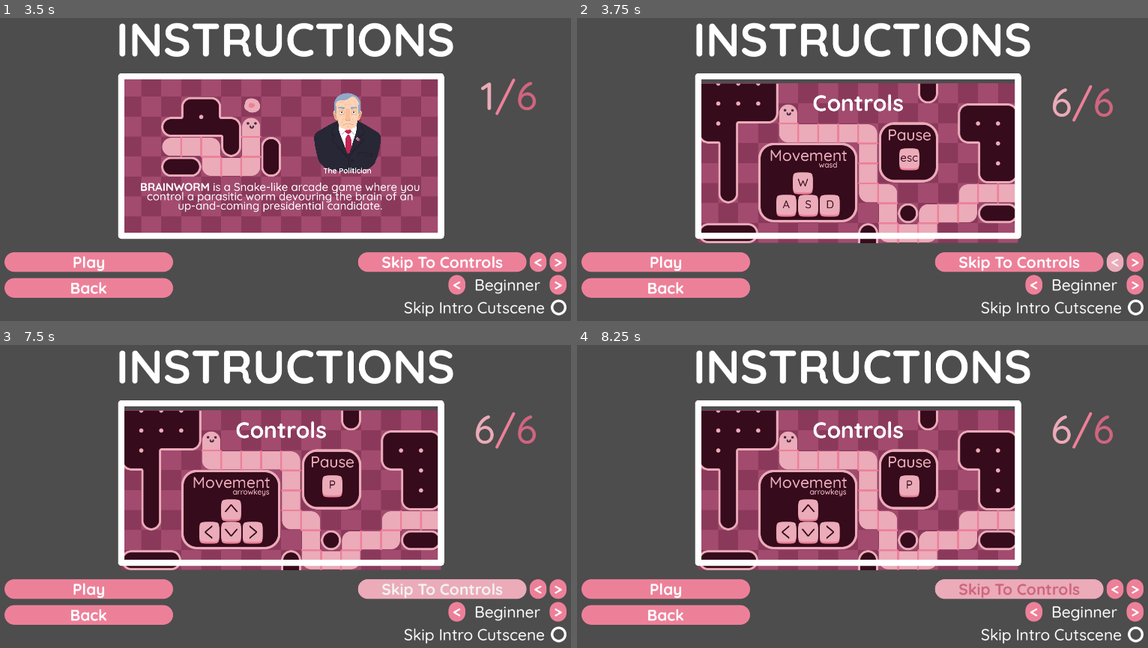
Above: before the commit, frames 1-4 (two rows, left to right).
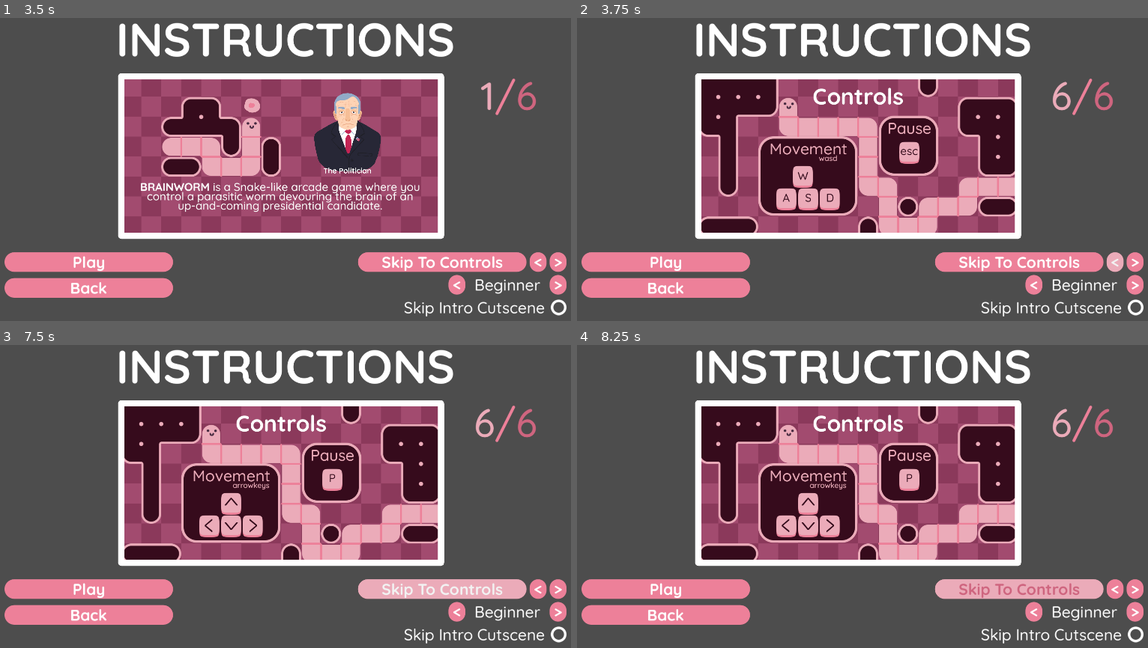
Above: after the commit, the same moments.

Repository: Hangover-Sunshine/BRAINWORM
Game: Godot game, scene res://scenes/menus/menu_pregame.tscn
Same seed, same stepped clock (60 frames per second), same inputs: the game is played once before the commit and once after it. This scene is started directly instead of the project's main scene. Sound files missing from this copy of the repository are replaced by a short silence.
Inputs (mouse positions are in pixels of both pictures, inside the frame that each line leads up to):
- Up to frame 1 (3.5 s): click "Play" at 0.5 s; click "Play" at 1.25 s; click (559, 308) at 2 s; click (559, 308) at 2.75 s
- Up to frame 2 (3.75 s): click "<" at 3.5 s
- Up to frame 3 (7.5 s): click ">" at 4.25 s; click "<" at 5 s; click ">" at 5.75 s; click "Back" at 6.5 s; click "Skip To Controls" at 7.25 s
- Up to frame 4 (8.25 s): move the mouse to (993, 472) at 8.02 s; hold D (right) from 8.03 s (still down); tap P at 8.1 s

Frame 1 is identical in both runs. In frame 2, 9.3% of the frame differs, in the area x 21-94%, y 20-75%; in frame 3, 9.3%; in frame 4, 9.3%.

Commit message:
Update menu_pregame.tscn
> Fixed transforms of other pregame slides.

Diff:
--- a/scenes/menus/menu_pregame.tscn
+++ b/scenes/menus/menu_pregame.tscn
@@ -870,26 +870,26 @@
 visible = false
 
 [node name="Pregame2" type="Sprite2D" parent="2"]
-position = Vector2(950, 552)
+position = Vector2(950, 531)
 texture = ExtResource("5_uc3a1")
 
 [node name="Tile_Pictures" type="TileMap" parent="2"]
-position = Vector2(498, 356)
+position = Vector2(498, 335)
 tile_set = SubResource("TileSet_m6ih3")
 format = 2
 layer_0/tile_data = PackedInt32Array(131074, 196609, 0, 131073, 1, 2, 65537, 1, 0, 1, 131073, 1, 2, 65537, 2, -65534, 1 …(847 unchanged characters)…
 
 [node name="Art_Neuron" parent="2" instance=ExtResource("16_ur765")]
-position = Vector2(978, 384)
+position = Vector2(978, 363)
 
 [node name="Art_Neuron2" parent="2" instance=ExtResource("16_ur765")]
-position = Vector2(721, 516)
+position = Vector2(721, 495)
 
 [node name="Art_Neuron3" parent="2" instance=ExtResource("16_ur765")]
-position = Vector2(1170, 516)
+position = Vector2(1170, 495)
 
 [node name="Face" type="Node2D" parent="2"]
-position = Vector2(667, 517)
+position = Vector2(667, 496)
 rotation = -1.55436
 
 [node name="MacEye" type="Sprite2D" parent="2/Face"]
@@ -910,7 +910,7 @@
 flip_v = true
 
 [node name="Face2" type="Node2D" parent="2"]
-position = Vector2(980, 444)
+position = Vector2(980, 423)
 rotation = -0.0400453
 
 [node name="MacEye" type="Sprite2D" parent="2/Face2"]
@@ -931,7 +931,7 @@
 flip_v = true
 
 [node name="Face3" type="Node2D" parent="2"]
-position = Vector2(1171, 463)
+position = Vector2(1171, 442)
 rotation = -3.13756
 
 [node name="MacEye" type="Sprite2D" parent="2/Face3"]
@@ -953,54 +953,54 @@
 
 [node name="Label" type="Label" parent="2"]
 offset_left = 1142.0
-offset_top = 311.0
+offset_top = 290.0
 offset_right = 1262.0
-offset_bottom = 366.0
+offset_bottom = 345.0
 theme_override_fonts/font = ExtResource("4_3dp5g")
 theme_override_font_sizes/font_size = 30
 text = "Tissue"
 
 [node name="Label2" type="Label" parent="2"]
 offset_left = 819.0
-offset_top = 375.0
+offset_top = 354.0
 offset_right = 939.0
-offset_bottom = 430.0
+offset_bottom = 409.0
 theme_override_fonts/font = ExtResource("4_3dp5g")
 theme_override_font_sizes/font_size = 30
 text = "Tissue"
 
 [node name="Label3" type="Label" parent="2"]
 offset_left = 918.0
-offset_top = 568.0
+offset_top = 547.0
 offset_right = 1038.0
-offset_bottom = 623.0
+offset_bottom = 602.0
 theme_override_fonts/font = ExtResource("4_3dp5g")
 theme_override_font_sizes/font_size = 30
 text = "Tissue"
 
 [node name="Label4" type="Label" parent="2"]
 offset_left = 504.0
-offset_top = 570.0
+offset_top = 549.0
 offset_right = 624.0
-offset_bottom = 625.0
+offset_bottom = 604.0
 theme_override_fonts/font = ExtResource("4_3dp5g")
 theme_override_font_sizes/font_size = 30
 text = "Tissue"
 
 [node name="Label5" type="Label" parent="2"]
 offset_left = 1271.0
-offset_top = 568.0
+offset_top = 547.0
 offset_right = 1391.0
-offset_bottom = 623.0
+offset_bottom = 602.0
 theme_override_fonts/font = ExtResource("4_3dp5g")
 theme_override_font_sizes/font_size = 30
 text = "Tissue"
 
 [node name="Label6" type="Label" parent="2"]
 offset_left = 940.0
-offset_top = 322.0
+offset_top = 301.0
 offset_right = 1060.0
-offset_bottom = 377.0
+offset_bottom = 356.0
 rotation = 0.311111
 theme_override_colors/font_color = Color(0.939798, 0.281563, 0.44871, 1)
 theme_override_fonts/font = ExtResource("2_efxw5")
@@ -1009,9 +1009,9 @@
 
 [node name="Label7" type="Label" parent="2"]
 offset_left = 666.0
-offset_top = 529.0
+offset_top = 508.0
 offset_right = 786.0
-offset_bottom = 584.0
+offset_bottom = 563.0
 rotation = -0.270719
 theme_override_colors/font_color = Color(0.939798, 0.281563, 0.44871, 1)
 theme_override_fonts/font = ExtResource("2_efxw5")
@@ -1020,9 +1020,9 @@
 
 [node name="Label8" type="Label" parent="2"]
 offset_left = 1121.0
-offset_top = 501.0
+offset_top = 480.0
 offset_right = 1241.0
-offset_bottom = 556.0
+offset_bottom = 535.0
 rotation = 0.303703
 theme_override_colors/font_color = Color(0.939798, 0.281563, 0.44871, 1)
 theme_override_fonts/font = ExtResource("2_efxw5")
@@ -1033,26 +1033,26 @@
 visible = false
 
 [node name="Pregame3" type="Sprite2D" parent="3"]
-position = Vector2(950, 552)
+position = Vector2(950, 531)
 texture = ExtResource("6_7bwb5")
 
 [node name="Tile_Pictures" type="TileMap" parent="3"]
-position = Vector2(498, 356)
+position = Vector2(498, 335)
 tile_set = SubResource("TileSet_m6ih3")
 format = 2
 layer_0/tile_data = PackedInt32Array(131079, 65537, 1, 65543, 196609, 1, 65542, 65537, 0, 65541, 1, 2, 5, 131073, 1, 6, …(350 unchanged characters)…
 
 [node name="Art_Mac" parent="3" instance=ExtResource("20_qy81l")]
-position = Vector2(1175, 451)
+position = Vector2(1175, 430)
 
 [node name="Art_Mac2" parent="3" instance=ExtResource("20_qy81l")]
-position = Vector2(846, 578)
+position = Vector2(846, 557)
 
 [node name="Art_Mac3" parent="3" instance=ExtResource("20_qy81l")]
-position = Vector2(655, 383)
+position = Vector2(655, 362)
 
 [node name="Face2" type="Node2D" parent="3"]
-position = Vector2(980, 523)
+position = Vector2(980, 502)
 rotation = -3.17375
 
 [node name="MacEye" type="Sprite2D" parent="3/Face2"]
@@ -1076,26 +1076,26 @@
 visible = false
 
 [node name="Pregame4" type="Sprite2D" parent="4"]
-position = Vector2(950, 552)
+position = Vector2(950, 531)
 texture = ExtResource("7_a3juy")
 
 [node name="Tile_Pictures" type="TileMap" parent="4"]
-position = Vector2(498, 356)
+position = Vector2(498, 335)
 tile_set = SubResource("TileSet_m6ih3")
 format = 2
 layer_0/tile_data = PackedInt32Array(2, 65537, 0, 131074, 196609, 0, -65533, 196609, 1, 3, 65537, 2, 1, 131073, 1, 6553 …(440 unchanged characters)…
 
 [node name="Art_Mac" parent="4" instance=ExtResource("20_qy81l")]
-position = Vector2(918, 447)
+position = Vector2(918, 426)
 
 [node name="Art_Mac2" parent="4" instance=ExtResource("20_qy81l")]
-position = Vector2(1104, 378)
+position = Vector2(1104, 357)
 
 [node name="Art_Mac3" parent="4" instance=ExtResource("20_qy81l")]
-position = Vector2(1171, 519)
+position = Vector2(1171, 498)
 
 [node name="Face2" type="Node2D" parent="4"]
-position = Vector2(669, 516)
+position = Vector2(669, 495)
 rotation = -4.6363
 
 [node name="MacEye" type="Sprite2D" parent="4/Face2"]
@@ -1116,23 +1116,23 @@
 flip_v = true
 
 [node name="Art_Ram" parent="4" instance=ExtResource("21_5ab7l")]
-position = Vector2(785, 513)
+position = Vector2(785, 492)
 
 [node name="5" type="Node2D" parent="."]
 visible = false
 
 [node name="Pregame5" type="Sprite2D" parent="5"]
-position = Vector2(950, 552)
+position = Vector2(950, 531)
 texture = ExtResource("8_ejwg5")
 
 [node name="Tile_Pictures" type="TileMap" parent="5"]
-position = Vector2(498, 356)
+position = Vector2(498, 335)
 tile_set = SubResource("TileSet_m6ih3")
 format = 2
 layer_0/tile_data = PackedInt32Array(131071, 65537, 0, 65536, 65537, 2, -65536, 131073, 1, 0, 1, 0, -65535, 196609, 1,  …(927 unchanged characters)…
 
 [node name="Face2" type="Node2D" parent="5"]
-position = Vector2(915, 377)
+position = Vector2(915, 356)
 rotation = -6.26461
 
 [node name="MacEye" type="Sprite2D" parent="5/Face2"]
@@ -1156,22 +1156,22 @@
 visible = false
 
 [node name="Pregame6" type="Sprite2D" parent="6"]
-position = Vector2(950, 552)
+position = Vector2(950, 531)
 texture = ExtResource("9_4vxix")
 
 [node name="Pregame7" type="Sprite2D" parent="6"]
 visible = false
-position = Vector2(950, 552)
+position = Vector2(950, 531)
 texture = ExtResource("10_h727x")
 
 [node name="Tile_Pictures" type="TileMap" parent="6"]
-position = Vector2(498, 356)
+position = Vector2(498, 335)
 tile_set = SubResource("TileSet_m6ih3")
 format = 2
 layer_0/tile_data = PackedInt32Array(262158, 65537, 0, 262157, 65537, 0, 262156, 131073, 1, 327692, 65537, 2, 327691, 6 …(761 unchanged characters)…
 
 [node name="Face2" type="Node2D" parent="6"]
-position = Vector2(723, 381)
+position = Vector2(723, 360)
 rotation = -6.26461
 
 [node name="MacEye" type="Sprite2D" parent="6/Face2"]
